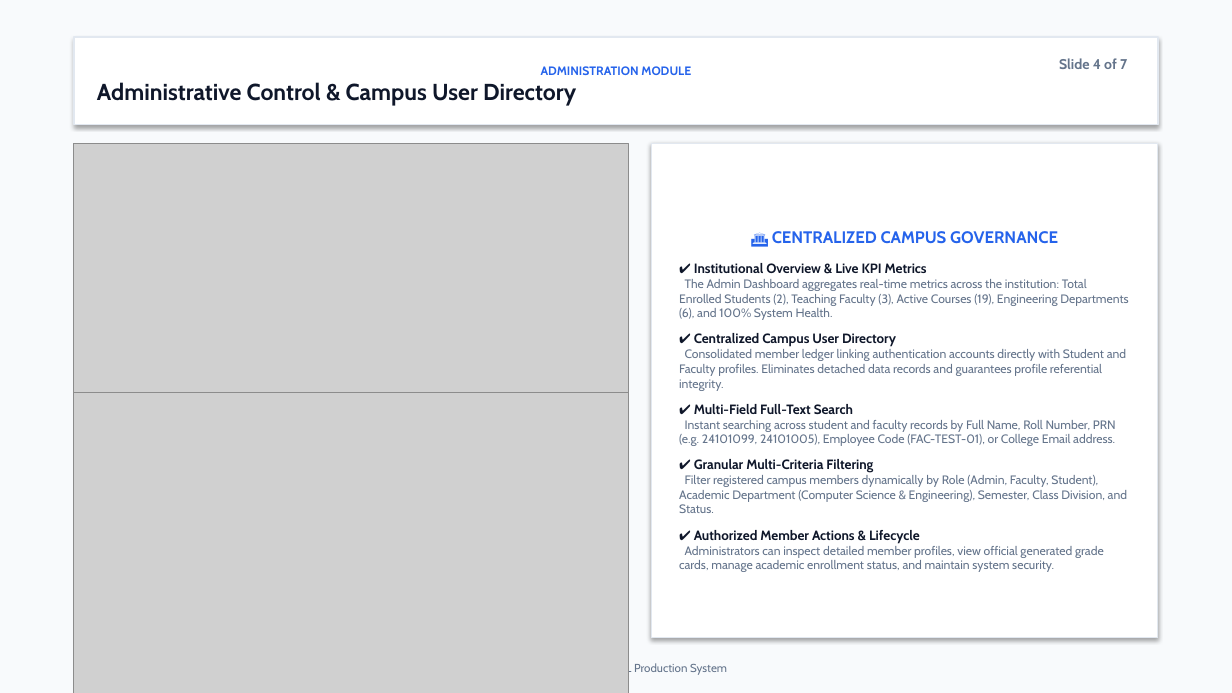
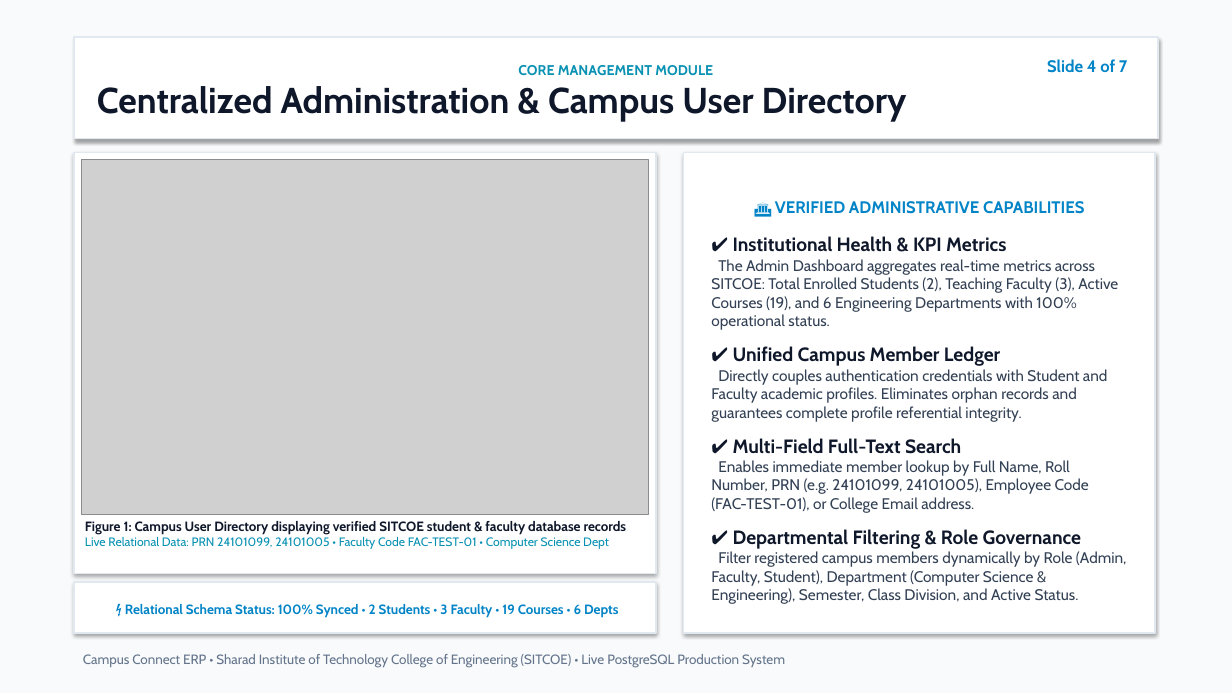
Before and after one commit to ayanmulani4867-cyber/Campus-mini2, a slide deck: slide 4 of docs/Campus_Connect_ERP_Presentation.pptx. Drawn at 1232x693 pixels with LibreOffice and Linux fonts; fonts in the diff are those of the drawing; grey boxes stand for pictures. Boxes give left, top, right and bottom in pixels: in the first picture for what was removed or moved away, otherwise in the second. Text is boxed around its words. In the diff, an @@ line names an element or a change of style, - is before the commit and + after.

Commit message:
docs: polish Campus Connect ERP presentation

```diff
--- a/docs/Campus_Connect_ERP_Presentation.pptx
+++ b/docs/Campus_Connect_ERP_Presentation.pptx
@@ rectangle "CORE MANAGEMENT MODULE": place and size @@
-rectangle "CORE MANAGEMENT MODULE" at [74, 37, 1158, 125]
+rectangle "CORE MANAGEMENT MODULE" at [74, 37, 1158, 139]
@@ text "Slide 4 of 7" at [1047, 59, 1128, 73]: size 11 to 13 pt, text colour #64748B to #0284C7 @@
@@ text in rectangle at [97, 65, 907, 122]: text changed; size 18 to 28 pt @@
-ADMINISTRATION MODULE
-Administrative Control & Campus User Directory
+CORE MANAGEMENT MODULE
+Centralized Administration & Campus User Directory
@@ picture removed at [74, 143, 628, 490] @@
@@ rectangle added at [74, 152, 656, 574], fill #FFFFFF, outline #E2E8F0 1 pt @@
@@ picture: place and size @@
-picture at [74, 393, 628, 693]
+picture at [81, 160, 649, 515]
@@ rectangle "🏛️ VERIFIED ADMINISTRATIVE CAPABILITIES": place and size @@
-rectangle "🏛️ VERIFIED ADMINISTRATIVE CAPABILITIES" at [652, 143, 1158, 638]
+rectangle "🏛️ VERIFIED ADMINISTRATIVE CAPABILITIES" at [684, 152, 1155, 633]
@@ text in rectangle at [711, 201, 1118, 422]: text changed; size 9.5 to 12 pt; text colour #64748B to #334155 @@
-🏛️ CENTRALIZED CAMPUS GOVERNANCE
-✔ Institutional Overview & Live KPI Metrics
-The Admin Dashboard aggregates real-time metrics across the institution: Total Enrolled Students (2), Teaching Faculty (3), Active Courses (19), Engineering Departments (6), and 100% System Health.
-✔ Centralized Campus User Directory
-Consolidated member ledger linking authentication accounts directly with Student and Faculty profiles. Eliminates detached data records and guarantees profile referential integrity.
+🏛️ VERIFIED ADMINISTRATIVE CAPABILITIES
+✔ Institutional Health & KPI Metrics
+The Admin Dashboard aggregates real-time metrics across SITCOE: Total Enrolled Students (2), Teaching Faculty (3), Active Courses (19), and 6 Engineering Departments with 100% operational status.
+✔ Unified Campus Member Ledger
+Directly couples authentication credentials with Student and Faculty academic profiles. Eliminates orphan records and guarantees complete profile referential integrity.
@@ text in rectangle at [733, 438, 961, 454]: size 10.5 to 15 pt in "✔ Multi-Field Full-Text Search" @@
@@ text in rectangle at [711, 460, 1127, 604]: text changed; size 9.5 to 12 pt; text colour #64748B to #334155 @@
-Instant searching across student and faculty records by Full Name, Roll Number, PRN (e.g. 24101099, 24101005), Employee Code (FAC-TEST-01), or College Email address.
-✔ Granular Multi-Criteria Filtering
-Filter registered campus members dynamically by Role (Admin, Faculty, Student), Academic Department (Computer Science & Engineering), Semester, Class Division, and Status.
-✔ Authorized Member Actions & Lifecycle
-Administrators can inspect detailed member profiles, view official generated grade cards, manage academic enrollment status, and maintain system security.
+Enables immediate member lookup by Full Name, Roll Number, PRN (e.g. 24101099, 24101005), Employee Code (FAC-TEST-01), or College Email address.
+✔ Departmental Filtering & Role Governance
+Filter registered campus members dynamically by Role (Admin, Faculty, Student), Department (Computer Science & Engineering), Semester, Class Division, and Active Status.
@@ text added at [85, 521, 627, 549], 9.5 pt, text #0891B2 @@
+Figure 1: Campus User Directory displaying verified SITCOE student & faculty database records
+Live Relational Data: PRN 24101099, 24101005 • Faculty Code FAC-TEST-01 • Computer Science Dept
@@ rectangle added at [74, 582, 656, 633], fill #FFFFFF, outline #E2E8F0 1 pt, 10.5 pt, text #0284C7, bold @@
+⚡ Relational Schema Status: 100% Synced • 2 Students • 3 Faculty • 19 Courses • 6 Depts
@@ text at [83, 654, 785, 668]: text changed; size 9 to 10.5 pt @@
-Campus Connect ERP • Sharad Institute of Technology College of Engineering, Yadrav (SITCOE) • Live PostgreSQL Production System
+Campus Connect ERP • Sharad Institute of Technology College of Engineering (SITCOE) • Live PostgreSQL Production System
```
Also in this commit, not shown: 6 other slides changed, 1 other file.
